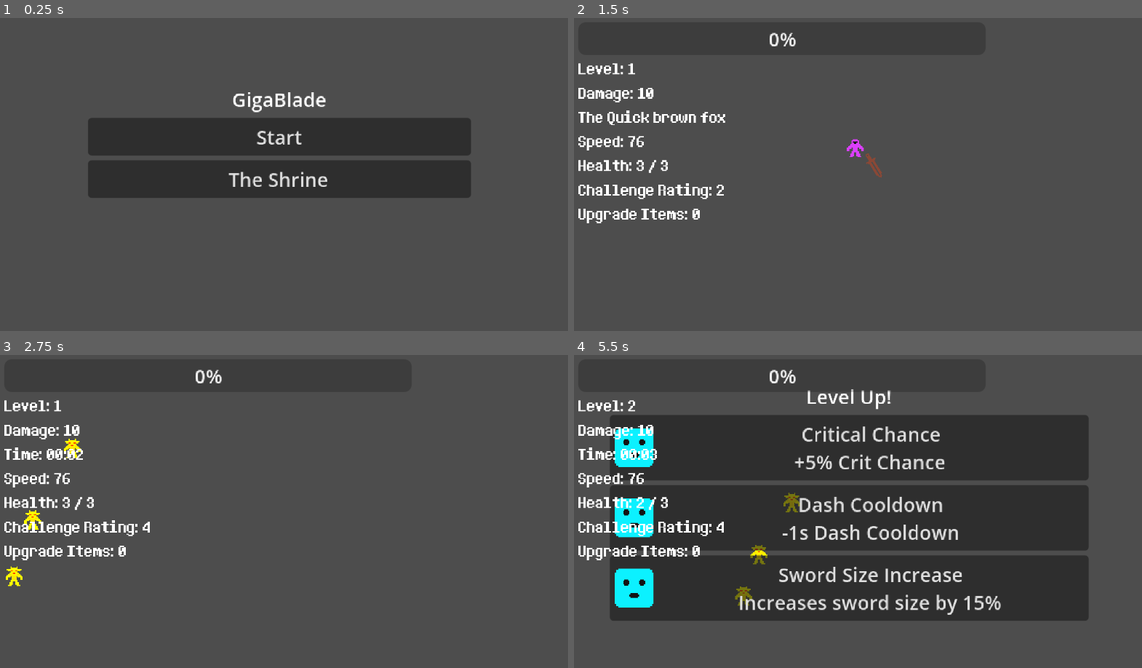
Above: before the commit, frames 1-4 (two rows, left to right).
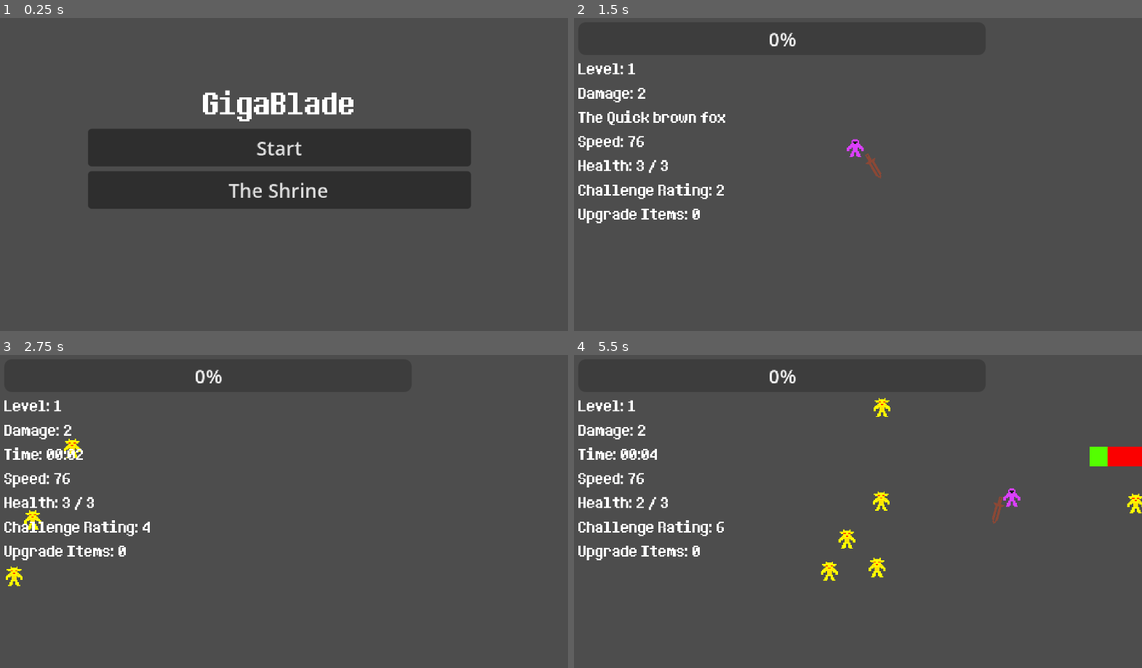
Above: after the commit, the same moments.

Repository: elygreen/GigaBlade
Game: Godot game, scene res://Main_Scenes/root_node.tscn
Same seed, same stepped clock (60 frames per second), same inputs: the game is played once before the commit and once after it.
Inputs (mouse positions are in pixels of both pictures, inside the frame that each line leads up to):
- Up to frame 1 (0.25 s): no input
- Up to frame 2 (1.5 s): click "Start" at 0.5 s; tap Enter at 1.25 s; move the mouse to (977, 152) at 1.27 s; press the mouse at (977, 152) at 1.28 s; hold Right (ui_right) from 1.28 s (still down)
- Up to frame 3 (2.75 s): move the mouse to (159, 520) at 2.02 s; release Right (ui_right) at 2.03 s; release the mouse at (159, 520) at 2.03 s; hold Down (ui_down) from 2.03 s (still down); right-click (159, 520) at 2.1 s
- Up to frame 4 (5.5 s): move the mouse to (909, 433) at 2.77 s; release Down (ui_down) at 2.78 s; press the mouse at (909, 433) at 2.78 s; hold Right (ui_right) 2.78-3.53 s; move the mouse to (823, 570) at 3.52 s; release the mouse at (823, 570) at 3.53 s; hold Up (ui_up) 3.53-4.28 s; right-click (823, 570) at 3.6 s; move the mouse to (1028, 552) at 4.27 s; press the mouse at (1028, 552) at 4.28 s; hold Left (ui_left) from 4.28 s (still down); move the mouse to (676, 455) at 5.02 s; release the mouse at (676, 455) at 5.03 s; right-click (676, 455) at 5.1 s

The runs differ from the first frame. In frame 1, 8.5% of the frame differs, in the area x 15-83%, y 23-61%; in frame 2, 0.1%; in frame 3, less than 0.1%; in frame 4, 52%, in the area x 6-100%, y 10-85%.

Commit message:
Fixed sword rotation to mouse

Diff:
--- a/Main_Scenes/main_menu.tscn
+++ b/Main_Scenes/main_menu.tscn
@@ -1,6 +1,7 @@
-[gd_scene load_steps=2 format=3 uid="uid://eitiiisdhj6a"]
+[gd_scene load_steps=3 format=3 uid="uid://eitiiisdhj6a"]
 
 [ext_resource type="Script" uid="uid://uctljh37nw8d" path="res://Main_Scenes/main_menu.gd" id="1_pwica"]
+[ext_resource type="FontFile" uid="uid://w303lbnxqq73" path="res://Fonts/determination.ttf" id="2_d01hs"]
 
 [node name="Main_Menu" type="Control"]
 layout_mode = 3
@@ -29,6 +30,8 @@
 
 [node name="Title" type="Label" parent="VBoxContainer"]
 layout_mode = 2
+theme_override_fonts/font = ExtResource("2_d01hs")
+theme_override_font_sizes/font_size = 24
 text = "GigaBlade"
 horizontal_alignment = 1
 vertical_alignment = 1
--- a/Player/Player_Stats.gd
+++ b/Player/Player_Stats.gd
@@ -5,7 +5,7 @@
 const STATS = {
 	"speed": {"base": 75.0, "type": "multiplicative"},
 	"max_health": {"base": 3, "type": "additive"},
-	"sword_damage": {"base": 10, "type": "additive"},
+	"sword_damage": {"base": 2, "type": "additive"},
 	"sword_size": {"base": 0.0, "type": "multiplicative"},
 	"sword_length": {"base": 0.0, "type": "multiplicative"},
 	"sword_width": {"base": 0.0, "type": "multiplicative"},
--- a/Player/Player_Sword.tscn
+++ b/Player/Player_Sword.tscn
@@ -15,38 +15,38 @@
 tracks/0/type = "value"
 tracks/0/imported = false
 tracks/0/enabled = true
-tracks/0/path = NodePath("Hitbox:monitorable")
+tracks/0/path = NodePath("Sword_Sprite:rotation")
 tracks/0/interp = 1
 tracks/0/loop_wrap = true
 tracks/0/keys = {
-"times": PackedFloat32Array(0, 0.14988014, 0.44, 0.45, 0.46, 0.55, 0.8),
-"transitions": PackedFloat32Array(1, 1, 1, 1, 1, 1, 1),
-"update": 1,
-"values": [true, true, true, false, true, true, true]
-}
-tracks/1/type = "value"
-tracks/1/imported = false
-tracks/1/enabled = true
-tracks/1/path = NodePath(".:position")
+"times": PackedFloat32Array(0, 0.15, 0.45, 0.55),
+"transitions": PackedFloat32Array(2.29, 0.24, 2.54, 0.267),
+"update": 0,
+"values": [-1.2217304763960306, 1.5707963267948966, 4.171336912266447, 1.5707963267948966]
+}
+tracks/1/type = "value"
+tracks/1/imported = false
+tracks/1/enabled = true
+tracks/1/path = NodePath("Sword_Sprite:position")
 tracks/1/interp = 1
 tracks/1/loop_wrap = true
 tracks/1/keys = {
 "times": PackedFloat32Array(0, 0.15, 0.45, 0.55),
-"transitions": PackedFloat32Array(2.29, 0.24, 2.54, 0.27),
-"update": 0,
-"values": [Vector2(-4, -17), Vector2(18, -1), Vector2(-2, 17), Vector2(18, -1)]
-}
-tracks/2/type = "value"
-tracks/2/imported = false
-tracks/2/enabled = true
-tracks/2/path = NodePath(".:rotation")
-tracks/2/interp = 1
-tracks/2/loop_wrap = true
-tracks/2/keys = {
-"times": PackedFloat32Array(0, 0.15, 0.45, 0.55),
-"transitions": PackedFloat32Array(2.29, 0.24, 2.54, 0.27),
-"update": 0,
-"values": [-1.2217304763960306, 1.5707964, 4.1887902047863905, 1.5707963267948966]
+"transitions": PackedFloat32Array(2.29, 0.24, 2.54, 0.267),
+"update": 0,
+"values": [Vector2(-4, -17), Vector2(18, -1), Vector2(-2, 17), Vector2(14, 0)]
+}
+tracks/2/type = "value"
+tracks/2/imported = false
+tracks/2/enabled = true
+tracks/2/path = NodePath("Sword_Sprite/Hitbox:monitorable")
+tracks/2/interp = 1
+tracks/2/loop_wrap = true
+tracks/2/keys = {
+"times": PackedFloat32Array(0, 0.02, 0.44, 0.45, 0.46, 0.8),
+"transitions": PackedFloat32Array(1, 1, 1, 1, 1, 1),
+"update": 1,
+"values": [false, true, true, false, true, true]
 }
 tracks/3/type = "method"
 tracks/3/imported = false
@@ -55,11 +55,14 @@
 tracks/3/interp = 1
 tracks/3/loop_wrap = true
 tracks/3/keys = {
-"times": PackedFloat32Array(0.15001334),
-"transitions": PackedFloat32Array(1),
+"times": PackedFloat32Array(0.15, 0.55),
+"transitions": PackedFloat32Array(1, 1),
 "values": [{
 "args": [],
 "method": &"fire_projectile"
+}, {
+"args": [],
+"method": &"fire_projectile"
 }]
 }
 
@@ -68,38 +71,38 @@
 tracks/0/type = "value"
 tracks/0/imported = false
 tracks/0/enabled = true
-tracks/0/path = NodePath("Hitbox:monitorable")
+tracks/0/path = NodePath("Sword_Sprite:rotation")
 tracks/0/interp = 1
 tracks/0/loop_wrap = true
 tracks/0/keys = {
 "times": PackedFloat32Array(0),
 "transitions": PackedFloat32Array(1),
-"update": 1,
-"values": [true]
-}
-tracks/1/type = "value"
-tracks/1/imported = false
-tracks/1/enabled = true
-tracks/1/path = NodePath(".:position")
+"update": 0,
+"values": [0.0]
+}
+tracks/1/type = "value"
+tracks/1/imported = false
+tracks/1/enabled = true
+tracks/1/path = NodePath("Sword_Sprite:position")
 tracks/1/interp = 1
 tracks/1/loop_wrap = true
 tracks/1/keys = {
 "times": PackedFloat32Array(0),
 "transitions": PackedFloat32Array(1),
 "update": 0,
-"values": [Vector2(18, -1)]
-}
-tracks/2/type = "value"
-tracks/2/imported = false
-tracks/2/enabled = true
-tracks/2/path = NodePath(".:rotation")
+"values": [Vector2(0, 0)]
+}
+tracks/2/type = "value"
+tracks/2/imported = false
+tracks/2/enabled = true
+tracks/2/path = NodePath("Sword_Sprite/Hitbox:monitorable")
 tracks/2/interp = 1
 tracks/2/loop_wrap = true
 tracks/2/keys = {
 "times": PackedFloat32Array(0),
 "transitions": PackedFloat32Array(1),
-"update": 0,
-"values": [1.5707964]
+"update": 1,
+"values": [true]
 }
 
 [sub_resource type="Animation" id="Animation_j34ve"]
@@ -109,26 +112,38 @@
 tracks/0/type = "value"
 tracks/0/imported = false
 tracks/0/enabled = true
-tracks/0/path = NodePath(".:position")
+tracks/0/path = NodePath("Sword_Sprite:rotation")
 tracks/0/interp = 2
 tracks/0/loop_wrap = true
 tracks/0/keys = {
 "times": PackedFloat32Array(0, 0.5),
+"transitions": PackedFloat32Array(0.83818936, 1.6763786),
+"update": 0,
+"values": [-0.29670597283903605, 0.15707963267948966]
+}
+tracks/1/type = "value"
+tracks/1/imported = false
+tracks/1/enabled = true
+tracks/1/path = NodePath("Sword_Sprite:position")
+tracks/1/interp = 2
+tracks/1/loop_wrap = true
+tracks/1/keys = {
+"times": PackedFloat32Array(0, 0.5),
+"transitions": PackedFloat32Array(1.1059974, 1.1853783),
+"update": 0,
+"values": [Vector2(10, -3), Vector2(9, -2)]
+}
+tracks/2/type = "value"
+tracks/2/imported = false
+tracks/2/enabled = true
+tracks/2/path = NodePath("Sword_Sprite/Hitbox:monitorable")
+tracks/2/interp = 1
+tracks/2/loop_wrap = true
+tracks/2/keys = {
+"times": PackedFloat32Array(0, 0.8),
 "transitions": PackedFloat32Array(1, 1),
-"update": 0,
-"values": [Vector2(10, -3), Vector2(9, -2)]
-}
-tracks/1/type = "value"
-tracks/1/imported = false
-tracks/1/enabled = true
-tracks/1/path = NodePath(".:rotation")
-tracks/1/interp = 2
-tracks/1/loop_wrap = true
-tracks/1/keys = {
-"times": PackedFloat32Array(0, 0.5),
-"transitions": PackedFloat32Array(1, 1),
-"update": 0,
-"values": [-0.29670597283903605, 0.15707963267948966]
+"update": 1,
+"values": [true, true]
 }
 
 [sub_resource type="Animation" id="Animation_j5cgq"]
@@ -137,26 +152,38 @@
 tracks/0/type = "value"
 tracks/0/imported = false
 tracks/0/enabled = true
-tracks/0/path = NodePath(".:position")
-tracks/0/interp = 2
-tracks/0/loop_wrap = true
-tracks/0/keys = {
-"times": PackedFloat32Array(0, 0.5, 1),
-"transitions": PackedFloat32Array(0.225, 2.2129853, 0.46651644),
-"update": 0,
-"values": [Vector2(10, 0), Vector2(120, 0), Vector2(10, 0)]
-}
-tracks/1/type = "value"
-tracks/1/imported = false
-tracks/1/enabled = true
-tracks/1/path = NodePath(".:rotation")
-tracks/1/interp = 2
-tracks/1/loop_wrap = true
-tracks/1/keys = {
+tracks/0/path = NodePath("Sword_Sprite:rotation")
+tracks/0/interp = 1
+tracks/0/loop_wrap = true
+tracks/0/keys = {
 "times": PackedFloat32Array(0, 0.5, 1),
 "transitions": PackedFloat32Array(1, 1, 1),
 "update": 0,
 "values": [1.5707963267948966, 20.420352248333657, 40.840704496667314]
+}
+tracks/1/type = "value"
+tracks/1/imported = false
+tracks/1/enabled = true
+tracks/1/path = NodePath("Sword_Sprite:position")
+tracks/1/interp = 1
+tracks/1/loop_wrap = true
+tracks/1/keys = {
+"times": PackedFloat32Array(0, 0.5, 1),
+"transitions": PackedFloat32Array(0.225, 3.24, 3.8637443),
+"update": 0,
+"values": [Vector2(10, 0), Vector2(120, 0), Vector2(10, 0)]
+}
+tracks/2/type = "value"
+tracks/2/imported = false
+tracks/2/enabled = true
+tracks/2/path = NodePath("Sword_Sprite/Hitbox:monitorable")
+tracks/2/interp = 1
+tracks/2/loop_wrap = true
+tracks/2/keys = {
+"times": PackedFloat32Array(0, 0.02, 0.44, 0.45, 0.46, 0.8),
+"transitions": PackedFloat32Array(1, 1, 1, 1, 1, 1),
+"update": 1,
+"values": [false, true, true, false, true, true]
 }
 
 [sub_resource type="AnimationLibrary" id="AnimationLibrary_1axs4"]
@@ -169,8 +196,6 @@
 
 [node name="Player_Sword" type="Node2D"]
 z_index = 1
-position = Vector2(18, -1)
-rotation = 1.5707964
 script = ExtResource("1_phvxj")
 
 [node name="Sword_Sprite" type="Sprite2D" parent="."]
@@ -179,18 +204,12 @@
 region_enabled = true
 region_rect = Rect2(3, 19, 9, 23)
 
-[node name="Hitbox" type="Area2D" parent="." groups=["ally_hitbox"]]
+[node name="Hitbox" type="Area2D" parent="Sword_Sprite" groups=["ally_hitbox"]]
 script = ExtResource("2_phvxj")
 
-[node name="CollisionShape2D" type="CollisionShape2D" parent="Hitbox"]
+[node name="CollisionShape2D" type="CollisionShape2D" parent="Sword_Sprite/Hitbox"]
 position = Vector2(0, -15.5)
 shape = SubResource("RectangleShape2D_b8d1d")
-
-[node name="AnimationPlayer" type="AnimationPlayer" parent="."]
-libraries = {
-&"": SubResource("AnimationLibrary_1axs4")
-}
-playback_default_blend_time = 0.15
 
 [node name="Player_Reference" type="Sprite2D" parent="."]
 visible = false
@@ -199,4 +218,10 @@
 region_enabled = true
 region_rect = Rect2(1, 1, 14, 15)
 
-[connection signal="area_entered" from="Hitbox" to="." method="_on_hitbox_area_entered"]
+[node name="AnimationPlayer" type="AnimationPlayer" parent="."]
+libraries = {
+&"": SubResource("AnimationLibrary_1axs4")
+}
+playback_default_blend_time = 0.15
+
+[connection signal="area_entered" from="Sword_Sprite/Hitbox" to="." method="_on_hitbox_area_entered"]
--- a/Player/player.gd
+++ b/Player/player.gd
@@ -7,8 +7,8 @@
 
 @onready var player_container = $Player_Container
 @onready var player_sword = $Player_Container/Player_Sword
-@onready var player_sword_hitbox = $Player_Container/Player_Sword/Hitbox
-@onready var player_sword_hitbox_collision = $Player_Container/Player_Sword/Hitbox/CollisionShape2D
+@onready var player_sword_hitbox = $Player_Container/Player_Sword/Sword_Sprite/Hitbox
+@onready var player_sword_hitbox_collision = $Player_Container/Player_Sword/Sword_Sprite/Hitbox/CollisionShape2D
 @onready var player_sprite = $Player_Container/Player_Sprite
 @onready var attack_timer = $Attack_Timer
 @onready var dash_timer = $Dash_Timer
--- a/Shrine_Upgrades/damage_boost_1.tres
+++ b/Shrine_Upgrades/damage_boost_1.tres
@@ -7,6 +7,5 @@
 id = "sword_damage_boost_1"
 stat_to_modify = "sword_damage"
 title = "Blessing of Sword Damage I"
-description = "Permanently increases your sword's base damage by 100."
-bonus_value = 100.0
+description = "Permanently increases your sword's base damage by 1."
 metadata/_custom_type_script = "uid://cibpxr1caebkh"
